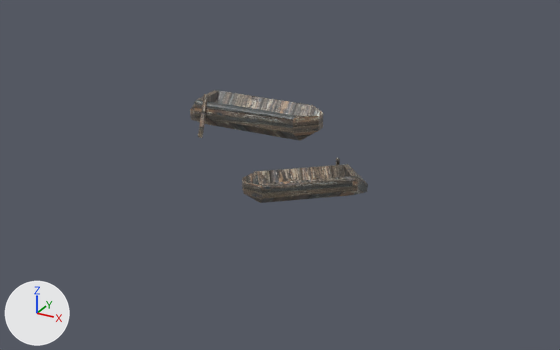
Renders of the glTF model graphics/models/fishingboat.glb from each side of a commit.
The view is the same before and after, from a 50 mm camera at (9.3, -16.84, 7.59) aimed at (0.23, -0.34, -0.66). Every picture has the same lights, and +X, +Y and +Z are marked at lower left. Where no turn or scale is listed for an object, it has been applied to the vertices. Vertices at the same position are counted once.

Objects in the first picture: 'Building'.
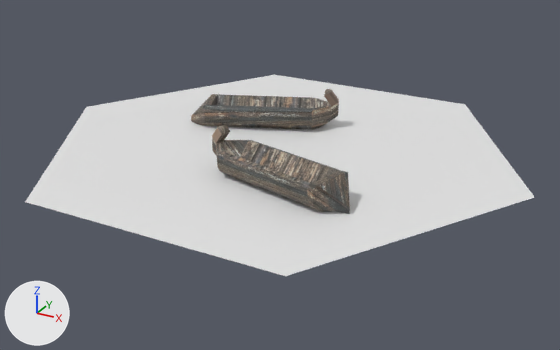
Boxes (x1, y1, x2, y2) around the edits, measured in the pictures (560 x 350 px):
'Hex', added: after (25, 75, 534, 276)
'Building', reshaped, moved, turned, rescaled: before (190, 90, 368, 203); after (191, 89, 339, 130)
'Building.001', added: after (212, 125, 350, 214)
part 1 of me_cube_002, deleted: before (242, 164, 368, 203)
part 2 of me_cube_002, deleted: before (198, 94, 209, 138)
part 3 of me_cube_002, built on: before (190, 102, 323, 141); after (191, 89, 339, 130)

The change, as a list of edits to the scene's bpy script:
```text
Change me_cube_002:
    used by ob_building; location = (-1.68, 1.64, 0.11); rotation_euler = (0.0, 0.0, 0.0442), in degrees (0, 0, 2.5); scale = (1.51, 0.647, 0.516)
    remove me_cube_002.from_pydata(...)  # 108 vertices, 196 faces; spans x -1.49..2.98, y -7.28..1.0, z -1.29..1.15
    add me_cube_002.from_pydata(...)  # 86 vertices, 166 faces; spans x -1.49..1.5, y -1.0..1.0, z -1.0..1.52
    me_cube_002 part 1: the loose piece of 42 vertices spanning x 1.35..2.98, y -7.28..-4.08, z -0.82..0.35 is deleted
    me_cube_002 part 2: the loose piece of 8 vertices spanning x -0.94..-0.84, y -1.45..-0.76, z -1.29..1.15 is deleted
    me_cube_002 part 3
    8 vertices are removed from x -1.11..1.37, y -1.0..1.0, z -0.25..-0.24
    38 faces are deleted
    48 vertices are added at x -1.11..1.5, y -1.0..1.0, z -0.35..1.52
    118 new faces join them
    remove me_cube_002.materials.append(mat_material_007)  # picture img_oldwood_jpg
Add me_circle:
    me_circle.from_pydata(...)  # 561 vertices, 1024 faces; spans x -6.67..6.67, y -5.77..5.77, z 0.61
Add me_cube_001:
    me_cube_001.from_pydata(...)  # 86 vertices, 166 faces; spans x -2.08..2.04, y -0.96..0.92, z -0.48..0.73
    me_cube_001.materials.append(mat_material_007)  # picture img_oldwood_jpg
Change ob_building:
    ob_building.location: (-1.68, 1.64, 0.11) -> (-1.2, 1.27, 0.36)
    ob_building.rotation_euler: (0.0, 0.0, 0.0442) -> (0.0, 0.0, 0.396)  # degrees (0, 0, 2.5) -> degrees (0, 0, 23)
    ob_building.scale: (1.51, 0.647, 0.516) -> (1.41, 0.604, 0.482)
Add ob_hex:
    ob_hex = bpy.data.objects.new('Hex', me_circle)
    ob_hex.location = (0.0, 0.0, -0.6)
Add ob_building_001:
    ob_building_001 = bpy.data.objects.new('Building.001', me_cube_001)
    ob_building_001.location = (1.27, -2.33, 0.36)
```
